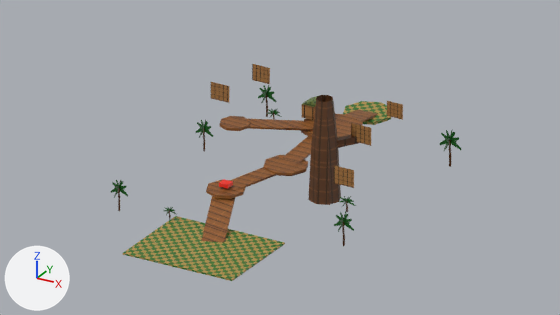
A saved change to the Blender file assets/jade-gully/tree-village/tree_village_source.blend.
The view is the same before and after, from the file's camera 'TreeVillage_Overview'. Arrows for +X, +Y and +Z are at lower left; the lights stay in place. The older version comes first.

The scene before the commit, as lines of its bpy script (objects in view):
```python
ob_bridge_high_optional = bpy.data.objects.new('bridge_high_optional', me_bridge_high_optional_mesh)
ob_bridge_high_optional.location = (0.0, 0.0, 0.0)
ob_foliage_x_01 = bpy.data.objects.new('foliage_x_01', me_foliage_x_01_mesh)
ob_foliage_x_01.location = (0.0, 0.0, 0.0)
ob_foliage_x_02 = bpy.data.objects.new('foliage_x_02', me_foliage_x_02_mesh)
ob_foliage_x_02.location = (0.0, 0.0, 0.0)
ob_foliage_x_03 = bpy.data.objects.new('foliage_x_03', me_foliage_x_03_mesh)
ob_foliage_x_03.location = (0.0, 0.0, 0.0)
ob_house_facade_01 = bpy.data.objects.new('house_facade_01', me_house_facade_01_mesh)
ob_house_facade_01.location = (0.0, 0.0, 0.0)
ob_house_facade_02 = bpy.data.objects.new('house_facade_02', me_house_facade_02_mesh)
ob_house_facade_02.location = (0.0, 0.0, 0.0)
ob_house_facade_03 = bpy.data.objects.new('house_facade_03', me_house_facade_03_mesh)
ob_house_facade_03.location = (0.0, 0.0, 0.0)
ob_house_facade_04 = bpy.data.objects.new('house_facade_04', me_house_facade_04_mesh)
ob_house_facade_04.location = (0.0, 0.0, 0.0)
ob_house_facade_05 = bpy.data.objects.new('house_facade_05', me_house_facade_05_mesh)
ob_house_facade_05.location = (0.0, 0.0, 0.0)
# also in view: 'platform_exit' at (0.0, 65.0, 3.7); 'platform_high_optional' at (-12.0, 40.0, 8.8); 'bridge_main_upper' at (0.5, 44.0, 5.8); 'platform_middle' at (0.0, 37.0, 4.7); 'trunk_central' at (7.5, 37.5, 9.5)
```
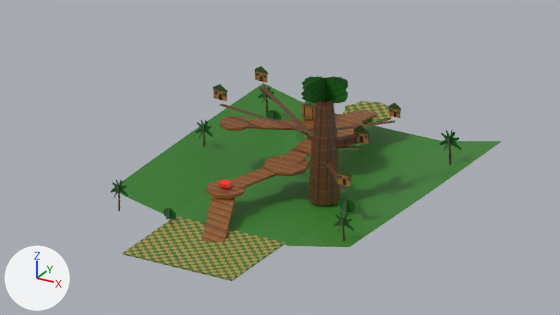
Boxes [x1, y1, x2, y2] around the edits, measured in the pictures (560 x 315 px):
'jg_village_connected_terrain', added (green): after [111, 83, 501, 247]
'trunk_central_canopy', added (green): after [301, 76, 348, 106]
'house_facade_04', recoloured (brown to green): [337, 168, 352, 186] in both
'house_facade_01', recoloured (darker): [354, 126, 369, 144] in both
'house_facade_03', recoloured (brown to green): [213, 84, 227, 101] in both
'house_facade_05', recoloured: [255, 66, 268, 83] in both
'house_facade_05_support', added: after [259, 85, 312, 137]
'house_facade_03_support', added: after [219, 104, 313, 134]
'house_facade_02', recoloured: [389, 103, 401, 118] in both
'foliage_x_02', recoloured: [339, 198, 355, 212] in both
'house_facade_02_support', added: after [336, 120, 395, 130]
'foliage_x_03', recoloured: [267, 110, 281, 120] in both
'foliage_x_01', recoloured: [164, 208, 176, 219] in both
'house_facade_04_support', added: after [326, 163, 346, 190]
'house_facade_01_support', added: after [338, 146, 361, 149]

Diff of the bpy script that builds the scene:
```diff
--- a/assets/jade-gully/tree-village/tree_village_source.blend.py
+++ b/assets/jade-gully/tree-village/tree_village_source.blend.py
@@ me_house_facade_01_mesh @@
 me_house_facade_01_mesh.from_pydata(...)  # 4 vertices, 2 faces; spans x 10.8..14.8, y 41.0, z 10.3..13.7
-me_house_facade_01_mesh.materials.append(mat_jg_hut)  # picture img_village_hut_64
+me_house_facade_01_mesh.materials.append(mat_jg_facade)  # picture img_village_facade_64
@@ me_house_facade_02_mesh @@
 me_house_facade_02_mesh.from_pydata(...)  # 4 vertices, 2 faces; spans x 14.4..17.6, y 47.0, z 13.55..16.45
-me_house_facade_02_mesh.materials.append(mat_jg_hut)  # picture img_village_hut_64
+me_house_facade_02_mesh.materials.append(mat_jg_facade)  # picture img_village_facade_64
@@ me_house_facade_03_mesh @@
 me_house_facade_03_mesh.from_pydata(...)  # 4 vertices, 2 faces; spans x -16.9..-13.1, y 40.0, z 12.4..15.6
-me_house_facade_03_mesh.materials.append(mat_jg_hut)  # picture img_village_hut_64
+me_house_facade_03_mesh.materials.append(mat_jg_facade)  # picture img_village_facade_64
@@ me_house_facade_04_mesh @@
 me_house_facade_04_mesh.from_pydata(...)  # 4 vertices, 2 faces; spans x 15.0..19.0, y 28.0, z 8.3..11.7
-me_house_facade_04_mesh.materials.append(mat_jg_hut)  # picture img_village_hut_64
+me_house_facade_04_mesh.materials.append(mat_jg_facade)  # picture img_village_facade_64
@@ me_house_facade_05_mesh @@
 me_house_facade_05_mesh.from_pydata(...)  # 4 vertices, 2 faces; spans x -16.75..-13.25, y 54.0, z 10.45..13.55
-me_house_facade_05_mesh.materials.append(mat_jg_hut)  # picture img_village_hut_64
+me_house_facade_05_mesh.materials.append(mat_jg_facade)  # picture img_village_facade_64
@@ me_foliage_x_01_mesh @@
 me_foliage_x_01_mesh.from_pydata(...)  # 8 vertices, 4 faces; spans x -12.5..-9.5, y 14.5..17.5, z 0.0..2.5
-me_foliage_x_01_mesh.materials.append(mat_jg_palm)  # picture img_foliage_palms_64
+me_foliage_x_01_mesh.materials.append(mat_jg_canopy)  # picture img_village_canopy_64
@@ me_foliage_x_02_mesh @@
 me_foliage_x_02_mesh.from_pydata(...)  # 8 vertices, 4 faces; spans x 12.0..16.0, y 32.0..36.0, z 0.0..3.2
-me_foliage_x_02_mesh.materials.append(mat_jg_palm)  # picture img_foliage_palms_64
+me_foliage_x_02_mesh.materials.append(mat_jg_canopy)  # picture img_village_canopy_64
@@ me_foliage_x_03_mesh @@
 me_foliage_x_03_mesh.from_pydata(...)  # 8 vertices, 4 faces; spans x -17.75..-14.25, y 58.25..61.75, z 0.0..2.8
-me_foliage_x_03_mesh.materials.append(mat_jg_palm)  # picture img_foliage_palms_64
+me_foliage_x_03_mesh.materials.append(mat_jg_canopy)  # picture img_village_canopy_64
@@ ob_house_facade_05_support @@
+ob_house_facade_05_support = bpy.data.objects.new('house_facade_05_support', me_house_facade_05_support_mesh)  # 4 vertices, 2 faces; spans x -15.3..7.8, y 37.1..54.4, z 9.8; in mat_jg_bark (picture img_village_bark_64)
+ob_house_facade_05_support.location = (0.0, 0.0, 0.0)
@@ ob_house_facade_04_support @@
+ob_house_facade_04_support = bpy.data.objects.new('house_facade_04_support', me_house_facade_04_support_mesh)  # 4 vertices, 2 faces; spans x 7.18..17.32, y 27.68..37.82, z 7.6; in mat_jg_bark (picture img_village_bark_64)
+ob_house_facade_04_support.location = (0.0, 0.0, 0.0)
@@ ob_house_facade_03_support @@
+ob_house_facade_03_support = bpy.data.objects.new('house_facade_03_support', me_house_facade_03_support_mesh)  # 4 vertices, 2 faces; spans x -15.0..7.5, y 37.1..40.4, z 11.7; in mat_jg_bark (picture img_village_bark_64)
+ob_house_facade_03_support.location = (0.0, 0.0, 0.0)
@@ ob_house_facade_02_support @@
+ob_house_facade_02_support = bpy.data.objects.new('house_facade_02_support', me_house_facade_02_support_mesh)  # 4 vertices, 2 faces; spans x 7.16..16.34, y 37.2..47.3, z 12.85; in mat_jg_bark (picture img_village_bark_64)
+ob_house_facade_02_support.location = (0.0, 0.0, 0.0)
@@ ob_house_facade_01_support @@
+ob_house_facade_01_support = bpy.data.objects.new('house_facade_01_support', me_house_facade_01_support_mesh)  # 4 vertices, 2 faces; spans x 7.25..13.05, y 37.12..41.38, z 9.6; in mat_jg_bark (picture img_village_bark_64)
+ob_house_facade_01_support.location = (0.0, 0.0, 0.0)
@@ ob_trunk_central_canopy @@
+ob_trunk_central_canopy = bpy.data.objects.new('trunk_central_canopy', me_trunk_central_canopy_mesh)  # 12 vertices, 6 faces; spans x 2.2..12.8, y 32.91..42.09, z 17.8..23.7; in mat_jg_canopy (picture img_village_canopy_64)
+ob_trunk_central_canopy.location = (0.0, 0.0, 0.0)
@@ ob_jg_village_connected_terrain @@
+ob_jg_village_connected_terrain = bpy.data.objects.new('jg_village_connected_terrain', me_jg_village_connected_terrain_mesh)  # 25 vertices, 32 faces; spans x -24.0..24.0, y 18.0..70.0, z -1.0..2.2; in mat_jg_meadow (picture img_ground_meadow_64)
+ob_jg_village_connected_terrain.location = (0.0, 0.0, 0.0)
```
